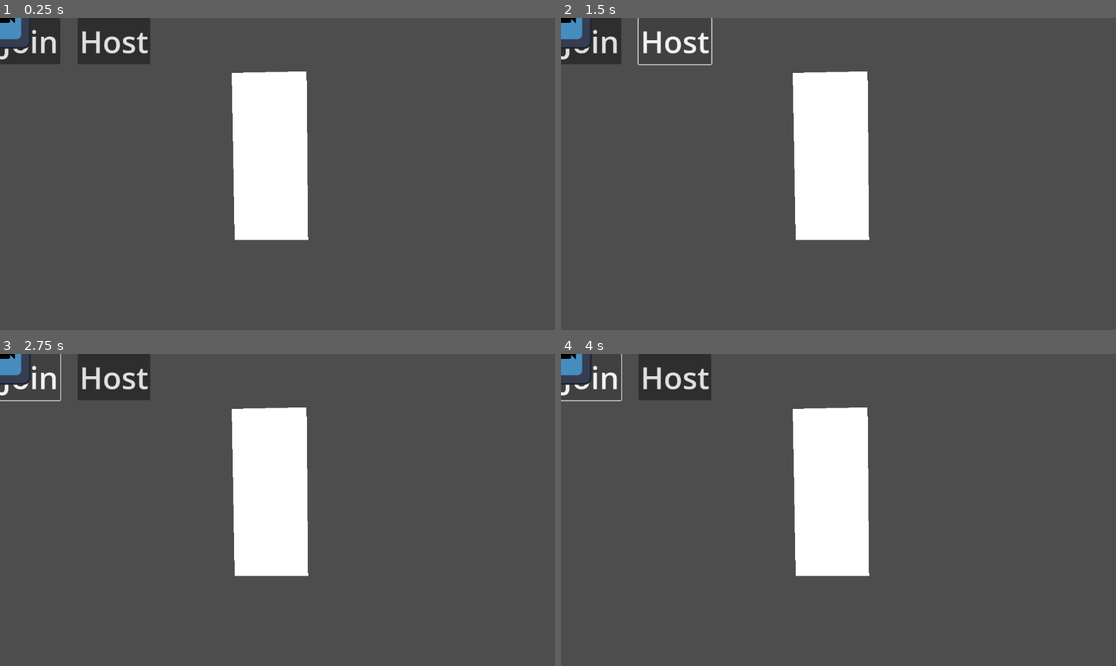
Above: before the commit, frames 1-4 (two rows, left to right).
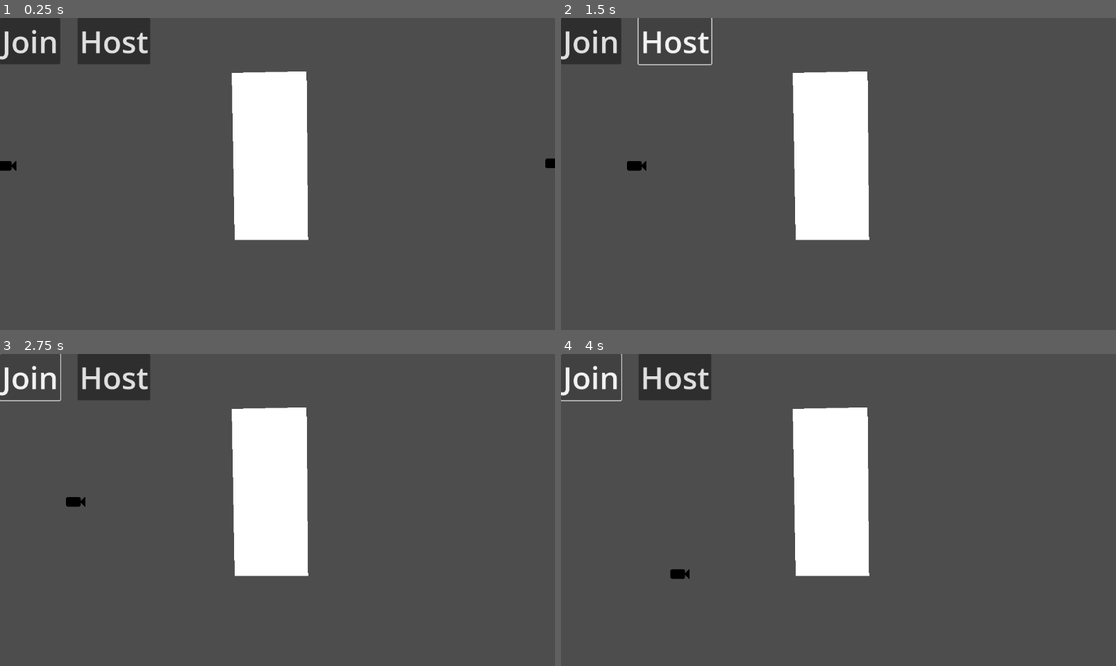
Above: after the commit, the same moments.

Repository: perrycate/ggj-2026
Game: Godot game, scene res://scenes/world/game.tscn
Same seed, same stepped clock (60 frames per second), same inputs: the game is played once before the commit and once after it. The engine's default icon, where the game draws it, is replaced by a stand-in: a white triangle on a blue panel in a dark square.
Inputs:
- Up to frame 1 (0.25 s): no input
- Up to frame 2 (1.5 s): tap Enter at 0.5 s; hold D (move_right) 0.53-1.25 s; hold E (next_camera, bound only after the commit) 0.53-1.25 s; tap Q (previous_camera, bound only after the commit) at 0.8 s; click "Host" at 1.25 s
- Up to frame 3 (2.75 s): click "Join" at 2 s
- Up to frame 4 (4 s): hold S (move_down) 2.78-3.53 s; tap Q (previous_camera, bound only after the commit) at 2.85, 3.8 s; tap E (next_camera, bound only after the commit) at 3.05 s; hold D (move_right) from 3.53 s (still down); hold E (next_camera, bound only after the commit) from 3.53 s (still down)

The runs differ from the first frame. In frame 1, 0.6% of the frame differs, in the area x 0-100%, y 0-49%; in frame 2, 0.6%; in frame 3, 0.5%; in frame 4, 0.5%.
Error after the commit: Cannot call method 'get_children' on a null value. (res://scripts/world/game.gd:18)

Commit message:
state machines and other basic infrastructure created, untested watcher/camera switching logic started

Diff:
--- a/project.godot
+++ b/project.godot
@@ -14,6 +14,10 @@
 run/main_scene="uid://7k81egc5b2va"
 config/features=PackedStringArray("4.5", "Forward Plus")
 config/icon="res://art/icon.svg"
+
+[autoload]
+
+Game="*res://scripts/world/game.gd"
 
 [file_customization]
 
@@ -47,3 +51,13 @@
 "events": [Object(InputEventKey,"resource_local_to_scene":false,"resource_name":"","device":-1,"window_id":0,"alt_press …(192 unchanged characters)…
 ]
 }
+next_camera={
+"deadzone": 0.2,
+"events": [Object(InputEventKey,"resource_local_to_scene":false,"resource_name":"","device":-1,"window_id":0,"alt_pressed":false,"shift_pressed":false,"ctrl_pressed":false,"meta_pressed":false,"pressed":false,"keycode":0,"physical_keycode":69,"key_label":0,"unicode":101,"location":0,"echo":false,"script":null)
+]
+}
+previous_camera={
+"deadzone": 0.2,
+"events": [Object(InputEventKey,"resource_local_to_scene":false,"resource_name":"","device":-1,"window_id":0,"alt_pressed":false,"shift_pressed":false,"ctrl_pressed":false,"meta_pressed":false,"pressed":false,"keycode":0,"physical_keycode":81,"key_label":0,"unicode":113,"location":0,"echo":false,"script":null)
+]
+}
--- a/scenes/camera/camera.tscn
+++ b/scenes/camera/camera.tscn
@@ -1,11 +1,32 @@
-[gd_scene load_steps=3 format=3 uid="uid://qwvh0nx7hhec"]
+[gd_scene load_steps=8 format=3 uid="uid://qwvh0nx7hhec"]
 
-[ext_resource type="Script" uid="uid://d2b73pyf7btsx" path="res://scripts/watcher/camera.gd" id="1_6m2n3"]
+[ext_resource type="Script" uid="uid://d2b73pyf7btsx" path="res://scripts/camera/camera.gd" id="1_6m2n3"]
 [ext_resource type="Texture2D" uid="uid://ducafcw732aa5" path="res://art/camera.png" id="2_0jiuk"]
+[ext_resource type="Script" uid="uid://bhd1vsmbdtydl" path="res://scripts/states/state_machine.gd" id="3_0jiuk"]
+[ext_resource type="Script" uid="uid://bstp46uc1rhmo" path="res://scripts/camera/infrared.gd" id="4_4ph7v"]
+[ext_resource type="Script" uid="uid://cxatfi0jqfubi" path="res://scripts/camera/visual.gd" id="5_k3vso"]
+[ext_resource type="Script" uid="uid://pdp7tipda741" path="res://scripts/camera/acoustic.gd" id="6_kuc5t"]
+[ext_resource type="Script" uid="uid://d3evpi8im7jre" path="res://scripts/camera/switching.gd" id="7_acrws"]
 
-[node name="Camera" type="Node2D"]
+[node name="Camera" type="CharacterBody2D"]
 script = ExtResource("1_6m2n3")
 
 [node name="Sprite2D" type="Sprite2D" parent="."]
 position = Vector2(11, 0)
 texture = ExtResource("2_0jiuk")
+
+[node name="StateMachine" type="Node" parent="."]
+script = ExtResource("3_0jiuk")
+metadata/_custom_type_script = "uid://bhd1vsmbdtydl"
+
+[node name="Infrared" type="Node" parent="StateMachine"]
+script = ExtResource("4_4ph7v")
+
+[node name="Visual" type="Node" parent="StateMachine"]
+script = ExtResource("5_k3vso")
+
+[node name="Acoustic" type="Node" parent="StateMachine"]
+script = ExtResource("6_kuc5t")
+
+[node name="Switching" type="Node" parent="StateMachine"]
+script = ExtResource("7_acrws")
--- a/scenes/watcher/watcher.tscn
+++ b/scenes/watcher/watcher.tscn
@@ -1,5 +1,22 @@
-[gd_scene format=3 uid="uid://bm0nx058xtv3u"]
+[gd_scene load_steps=6 format=3 uid="uid://bm0nx058xtv3u"]
+
+[ext_resource type="Script" uid="uid://dahy7hpota4ua" path="res://scripts/watcher/watcher.gd" id="1_ilq2x"]
+[ext_resource type="Script" uid="uid://bhd1vsmbdtydl" path="res://scripts/states/state_machine.gd" id="1_s0oms"]
+[ext_resource type="Script" uid="uid://tlk5xxkkue7f" path="res://scripts/watcher/controlling.gd" id="2_x80ag"]
+[ext_resource type="Script" uid="uid://bwdfw7madvuyd" path="res://scripts/watcher/switching.gd" id="3_ilq2x"]
+[ext_resource type="Script" uid="uid://bd7bas20njuwq" path="res://scripts/watcher/stunned.gd" id="4_mrnq6"]
 
 [node name="Watcher" type="Node2D"]
+script = ExtResource("1_ilq2x")
 
 [node name="StateMachine" type="Node" parent="."]
+script = ExtResource("1_s0oms")
+
+[node name="Controlling" type="Node" parent="StateMachine"]
+script = ExtResource("2_x80ag")
+
+[node name="Switching" type="Node" parent="StateMachine"]
+script = ExtResource("3_ilq2x")
+
+[node name="Stunned" type="Node" parent="StateMachine"]
+script = ExtResource("4_mrnq6")
--- a/scenes/world/game.tscn
+++ b/scenes/world/game.tscn
@@ -1,16 +1,25 @@
-[gd_scene load_steps=6 format=3 uid="uid://7k81egc5b2va"]
+[gd_scene load_steps=4 format=3 uid="uid://7k81egc5b2va"]
 
 [ext_resource type="Script" uid="uid://bf5rqo731sapw" path="res://scripts/world/game.gd" id="1_w44h4"]
-[ext_resource type="Script" uid="uid://3464yub88grv" path="res://scripts/player/player.gd" id="2_3iwug"]
-[ext_resource type="Texture2D" uid="uid://d3v8eynat77lb" path="res://art/icon.svg" id="3_r5nxa"]
+[ext_resource type="PackedScene" uid="uid://bm0nx058xtv3u" path="res://scenes/watcher/watcher.tscn" id="3_3iwug"]
 [ext_resource type="PackedScene" uid="uid://qwvh0nx7hhec" path="res://scenes/camera/camera.tscn" id="4_r5nxa"]
 
 [node name="Game" type="Node2D"]
 script = ExtResource("1_w44h4")
 
+[node name="Cameras" type="Node2D" parent="."]
+
+[node name="Camera2" parent="Cameras" instance=ExtResource("4_r5nxa")]
+position = Vector2(1141, 302)
+
+[node name="Camera1" parent="Cameras" instance=ExtResource("4_r5nxa")]
+position = Vector2(3, 307)
+
+[node name="Watcher" parent="." instance=ExtResource("3_3iwug")]
+
 [node name="JoinButton" type="Button" parent="."]
-offset_right = 8.0
-offset_bottom = 8.0
+offset_right = 125.0
+offset_bottom = 96.0
 theme_override_font_sizes/font_size = 64
 text = "Join"
 
@@ -22,15 +31,11 @@
 text = "Host
 "
 
-[node name="Sprite2D" type="Sprite2D" parent="player"]
-texture = ExtResource("3_r5nxa")
-
 [node name="Polygon2D" type="Polygon2D" parent="."]
 position = Vector2(639, 294)
 scale = Vector2(1.102069, 1.0915226)
 polygon = PackedVector2Array(-143.3205, -164.8793, -137.87616, 152.65439, 0.49890137, 152.65439, -2.4293213, -167.98352)
 uv = PackedVector2Array(-136, -58, -136, 148, 0.49890137, 152.65439, -2.4293213, -167.98352)
 
-[node name="Camera" parent="." instance=ExtResource("4_r5nxa")]
 [connection signal="pressed" from="JoinButton" to="." method="_on_join_button_pressed"]
 [connection signal="pressed" from="HostButton" to="." method="_on_host_button_pressed"]
--- /dev/null
+++ b/scripts/camera/acoustic.gd
@@ -0,0 +1 @@
+extends Node
--- /dev/null
+++ b/scripts/camera/camera.gd
@@ -0,0 +1,13 @@
+extends CharacterBody2D
+class_name Camera
+
+const CAMERA_SPEED: float = 200
+
+func _ready() -> void:
+	pass
+
+func _physics_process(_delta: float) -> void:
+	var input_direction = Input.get_vector("move_left", "move_right", "move_up", "move_down")
+	velocity = input_direction * CAMERA_SPEED
+
+	move_and_slide()
--- /dev/null
+++ b/scripts/camera/camera_state.gd
@@ -0,0 +1,3 @@
+extends State
+
+class_name CameraState
--- /dev/null
+++ b/scripts/camera/camera_state_machine.gd
@@ -0,0 +1,2 @@
+extends StateMachine
+class_name CameraStateMachine
--- /dev/null
+++ b/scripts/camera/infrared.gd
@@ -0,0 +1 @@
+extends Node
--- /dev/null
+++ b/scripts/camera/switching.gd
@@ -0,0 +1 @@
+extends Node
--- /dev/null
+++ b/scripts/camera/visual.gd
@@ -0,0 +1 @@
+extends Node
--- a/scripts/player/player.gd
+++ b/scripts/player/player.gd
@@ -4,7 +4,7 @@
 # PC: This feels wrong? Need to think about state management asap.
 var is_active: bool = false
 
-var speed : float = 300
+var PLAYER_SPEED : float = 300
 
 func _ready():
 	pass
@@ -14,7 +14,7 @@
 		return
 
 	var input_direction = Input.get_vector("move_left", "move_right", "move_up", "move_down")
-	velocity = input_direction * speed
+	velocity = input_direction * PLAYER_SPEED
 
 	move_and_slide()
 
--- a/scripts/states/state.gd
+++ b/scripts/states/state.gd
@@ -6,6 +6,7 @@
 
 const NO_MESSAGE: String = ""
 
+@onready var base_node: Node2D = $"../.."
 #@onready var body: CharacterBody3D = $"../.."
 #@onready var animation_player: AnimationPlayer = $"../../Mesh/AnimationPlayer"
 #@onready var animation_tree: AnimationTree = $"../../Mesh/AnimationTree"
@@ -14,14 +15,16 @@
 
 func _ready() -> void:
 	state_name = get_script().get_global_name()
+	print(base_node.name, " state name: ", state_name)
 	#print(body.character_name, " state name: ", state_name)
 
 func enter(_message):
+	print(base_node.name, " entering state: ", state_name)
 	#print(body.character_name, " entering state: ", state_name)
 	pass
 
 func exit():
-	#print(body.character_name, " exiting state: ", state_name)
+	print(base_node.character_name, " exiting state: ", state_name)
 	#body.move_and_slide()
 	pass
 
--- a/scripts/watcher/camera.gd
+++ /dev/null
@@ -1 +0,0 @@
-extends Node2D
--- /dev/null
+++ b/scripts/watcher/controlling.gd
@@ -0,0 +1,24 @@
+extends State
+class_name WatcherControlling
+
+func _read() -> void:
+	pass
+
+func enter(_message):
+	pass
+
+func exit():
+	pass
+
+func update(_delta: float):
+	# needs to check for input to switch cameras
+	# mask switching logic (probably) will be controlled in the camera
+	if Input.is_action_pressed("next_camera"):
+		transition.emit(self, "WatcherSwitching", "next")
+	elif Input.is_action_pressed("previous_camera"):
+		transition.emit(self, "WatcherSwitching", "previous")
+	pass
+
+func physics_update(_delta: float):
+	base_node.global_position = base_node.current_camera.global_position
+	pass
--- /dev/null
+++ b/scripts/watcher/stunned.gd
@@ -0,0 +1 @@
+extends Node
--- /dev/null
+++ b/scripts/watcher/switching.gd
@@ -0,0 +1,24 @@
+extends WatcherState
+class_name WatcherSwitching
+
+var _switch_timer: float = 0.0
+
+const SWITCH_TIME: float = 1.0  # seconds
+
+func enter(_message):
+	super(_message)
+	_switch_timer = SWITCH_TIME
+	switch_cameras(_message)
+
+func update(_delta: float):
+	super(_delta)
+	_switch_timer -= _delta
+	if _switch_timer <= 0:
+		transition.emit(self, "WatcherControlling", NO_MESSAGE)
+
+func switch_cameras(new_camera_index) -> void:
+	if new_camera_index == null or new_camera_index == 0:
+		base_node.current_camera = Game.cameras.front()
+		base_node.current_camera_index = 1
+	else:
+		base_node.current_camera = Game.cameras[new_camera_index]
--- /dev/null
+++ b/scripts/watcher/watcher.gd
@@ -0,0 +1,19 @@
+extends Node2D
+
+class_name Watcher
+
+var current_camera: Node2D = null
+var current_camera_index: int = 1
+
+func _ready() -> void:
+	pass
+
+func _process(_delta: float):
+	pass
+
+func increment_camera_index(increment_value: int):
+	current_camera_index += increment_value
+	if current_camera_index > Game.cameras.size():
+		current_camera_index = 1
+	elif current_camera_index < 1:
+		current_camera_index = Game.cameras.size()
--- /dev/null
+++ b/scripts/watcher/watcher_state.gd
@@ -0,0 +1,2 @@
+extends State
+class_name WatcherState
--- a/scripts/world/game.gd
+++ b/scripts/world/game.gd
@@ -1,15 +1,24 @@
 extends Node2D
 
+
 var player: PackedScene = preload("res://scenes/world/player.tscn")
+var cameras: Array[Node2D] = []
+
+@onready var cameras_node: Node2D = $Cameras
 
 # TODO add mechanism for getting/sharing this.
 const server_address = "127.0.0.1"
 const PORT = 5000
 const MAX_PEERS = 1
 
+@export var game_node_path: NodePath
 @export var is_watcher = false
 
 func _ready():
+	for camera in cameras_node.get_children():
+		if camera is Camera:
+			cameras.append(camera)
+
 	pass
 
 func _on_join_button_pressed():
Not shown, added: scripts/camera/acoustic.gd.uid
Renamed: scripts/watcher/camera.gd.uid -> scripts/camera/camera.gd.uid
Not shown, added: scripts/camera/camera_state.gd.uid
Not shown, added: scripts/camera/camera_state_machine.gd.uid
Not shown, added: scripts/camera/infrared.gd.uid
Not shown, added: scripts/camera/switching.gd.uid
Not shown, added: scripts/camera/visual.gd.uid
Not shown, added: scripts/watcher/controlling.gd.uid
Not shown, added: scripts/watcher/stunned.gd.uid
Not shown, added: scripts/watcher/switching.gd.uid
Not shown, added: scripts/watcher/watcher.gd.uid
Not shown, added: scripts/watcher/watcher_state.gd.uid
